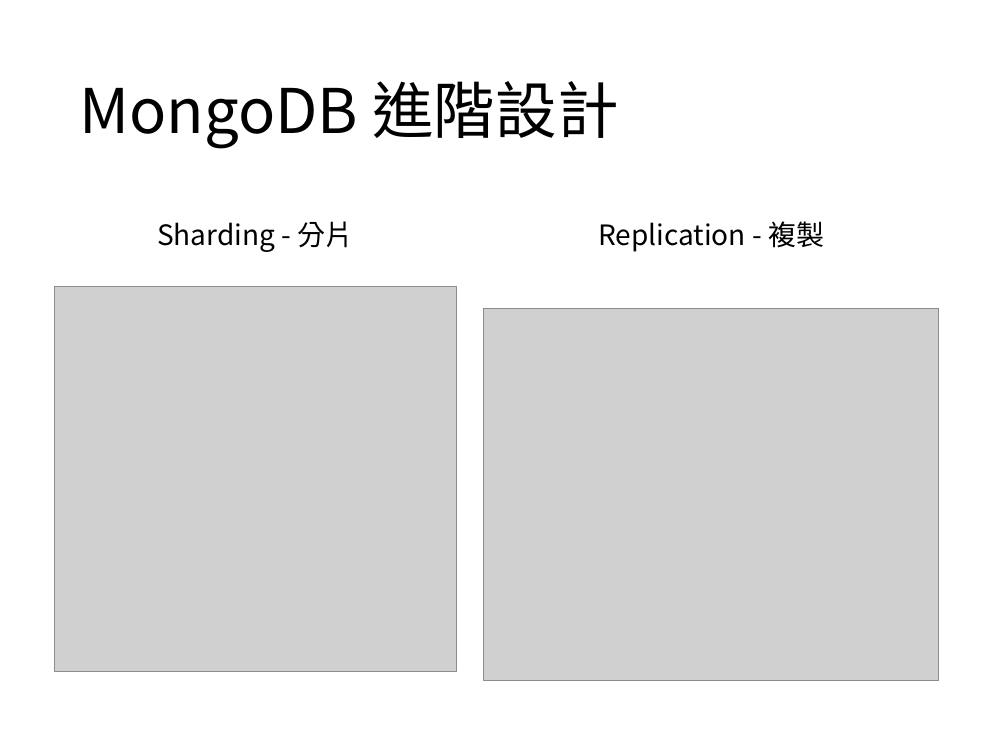
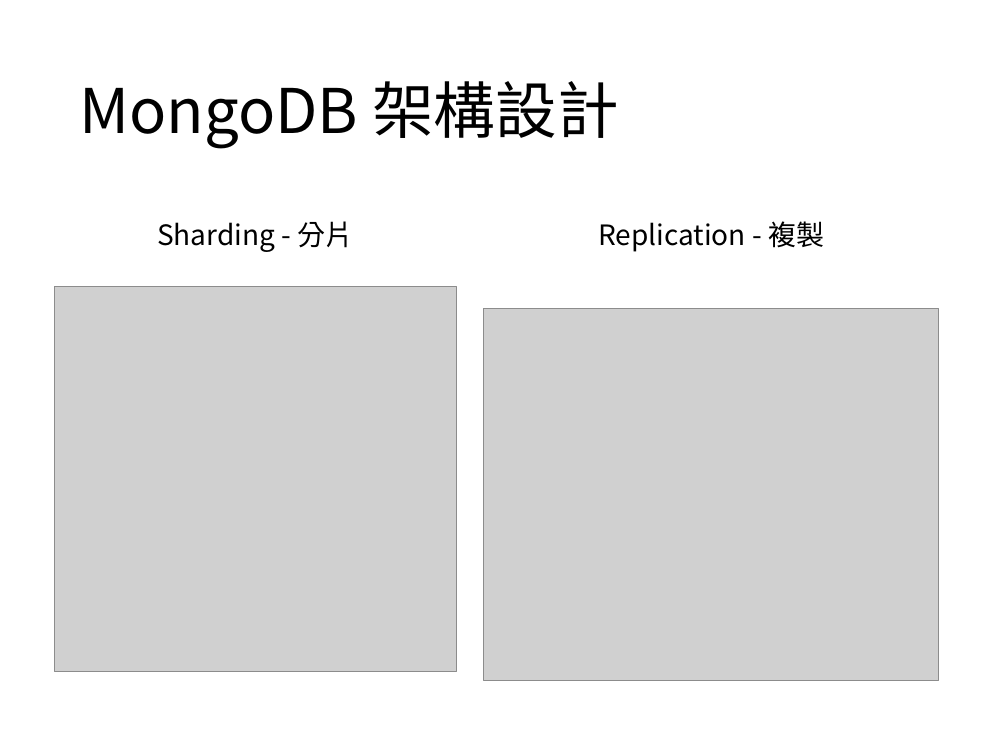
Before and after one commit to kkldream/WebAPI-MongoDB-Flask-basic-tutorial, a slide deck: slide 21 of MongoDB資料庫-基礎教學.pptx. Drawn at 1008x756 pixels with LibreOffice and Linux fonts; fonts in the diff are those of the drawing; grey boxes stand for pictures. Boxes give left, top, right and bottom in pixels: in the first picture for what was removed or moved away, otherwise in the second. Text is boxed around its words. In the diff, an @@ line names an element or a change of style, - is before the commit and + after.

```diff
--- a/MongoDB資料庫-基礎教學.pptx
+++ b/MongoDB資料庫-基礎教學.pptx
@@ title at box(79, 81, 618, 149): text changed @@
-MongoDB 進階設計
+MongoDB 架構設計
```
Also in this commit, not shown: 1 other slide changed, 1 slide added, 1 slide removed.
